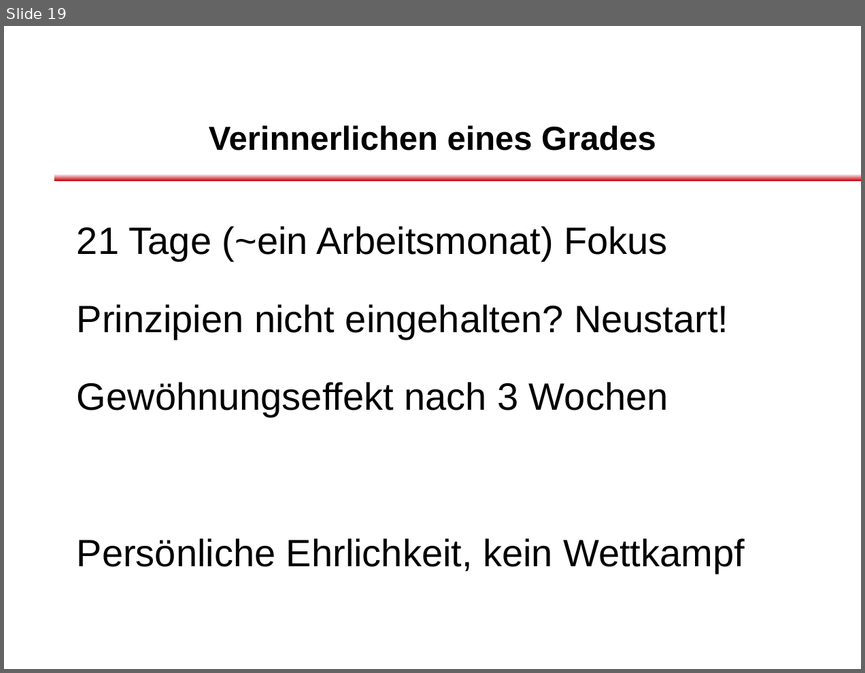
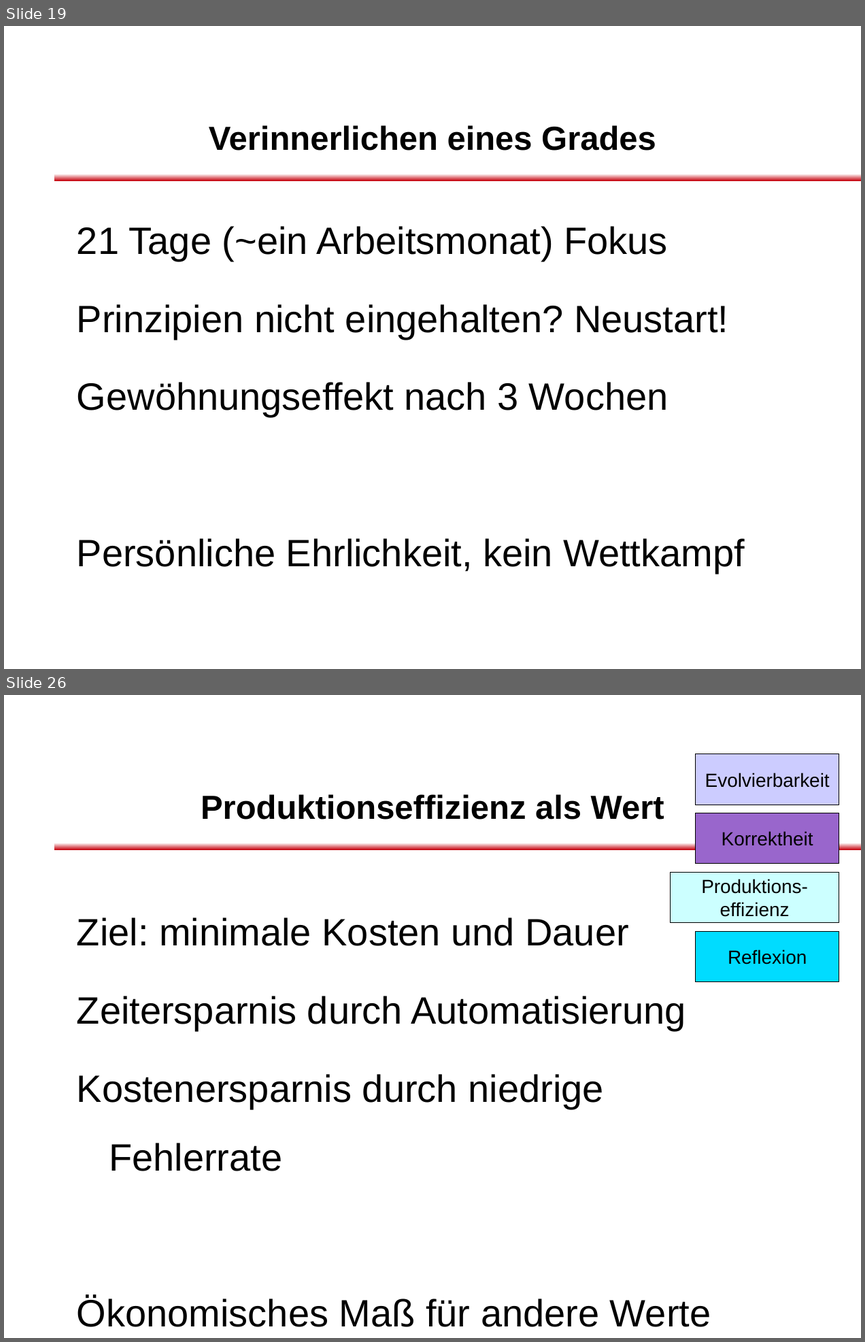
Before and after one commit to dlindner/vorlesung-se2-dhbw, a slide deck: added_2012/Clean Code Developer.odp. Shown one above the other, each under a label of ours: slide 19 before the commit, slides 19 and 26 after it; the slides between them are not shown. The pictures are 865x673 and 865x1342 pixels, drawn with LibreOffice and Linux fonts; fonts in the diff are those of the drawing; background and template pictures are left out. Boxes give left, top, right and bottom in pixels: in the first picture for what was removed or moved away, otherwise in the second. Text is boxed around its words. In the diff, an @@ line names an element or a change of style, - is before the commit and + after.

Commit message:
Details zu den Werten und Graden

```diff
--- a/added_2012/Clean Code Developer.odp
+++ b/added_2012/Clean Code Developer.odp
@@ slide 26 added at [4, 695, 861, 1338], background #FFFFFF; not listed: 2 template elements that a slide beside it also shows @@
@@ rectangle added at [696, 754, 838, 804], fill #CCCCFF, outline #000000 0 pt, 16 pt, text #000000 @@
+Evolvierbarkeit
@@ title added at [201, 794, 664, 819], 28 pt, text #000000, bold @@
+Produktionseffizienz als Wert
@@ rectangle added at [696, 813, 838, 864], fill #9966CC, outline #000000 0 pt, 16 pt, text #000000 @@
+Korrektheit
@@ rectangle added at [670, 872, 839, 923], fill #CCFFFF, outline #000000 0 pt, 16 pt, text #000000 @@
+Produktions-
+effizienz
@@ text added at [77, 917, 711, 1327], 32 pt, text #000000 @@
+Ziel: minimale Kosten und Dauer
+Zeitersparnis durch Automatisierung
+Kostenersparnis durch niedrige Fehlerrate
+Ökonomisches Maß für andere Werte
@@ rectangle added at [696, 932, 838, 982], fill #00DCFF, outline #000000 0 pt, 16 pt, text #000000 @@
+Reflexion
```
Also in this commit, not shown: 3 slides changed, 6 other slides added, 4 slides removed.
